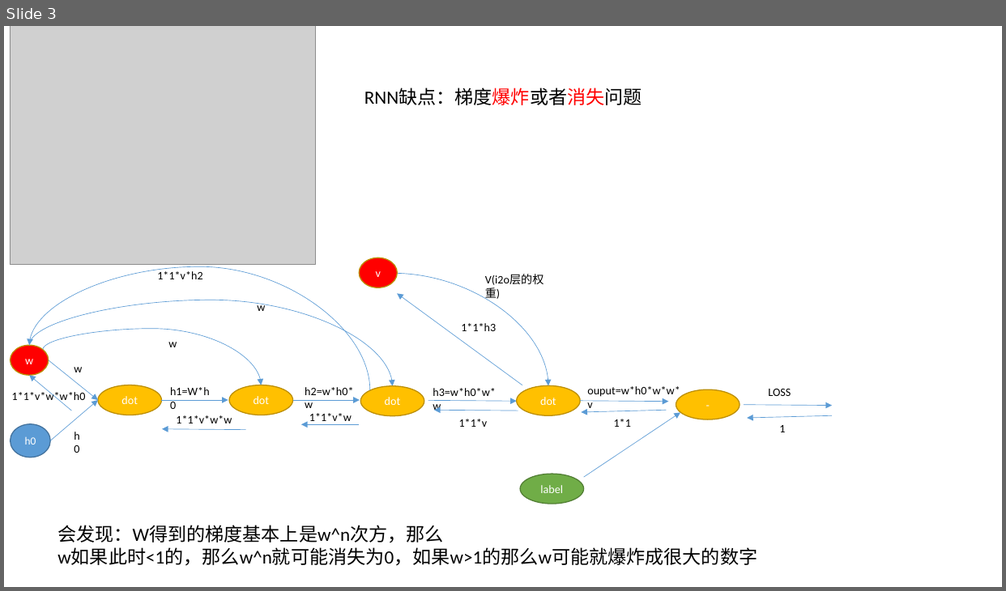
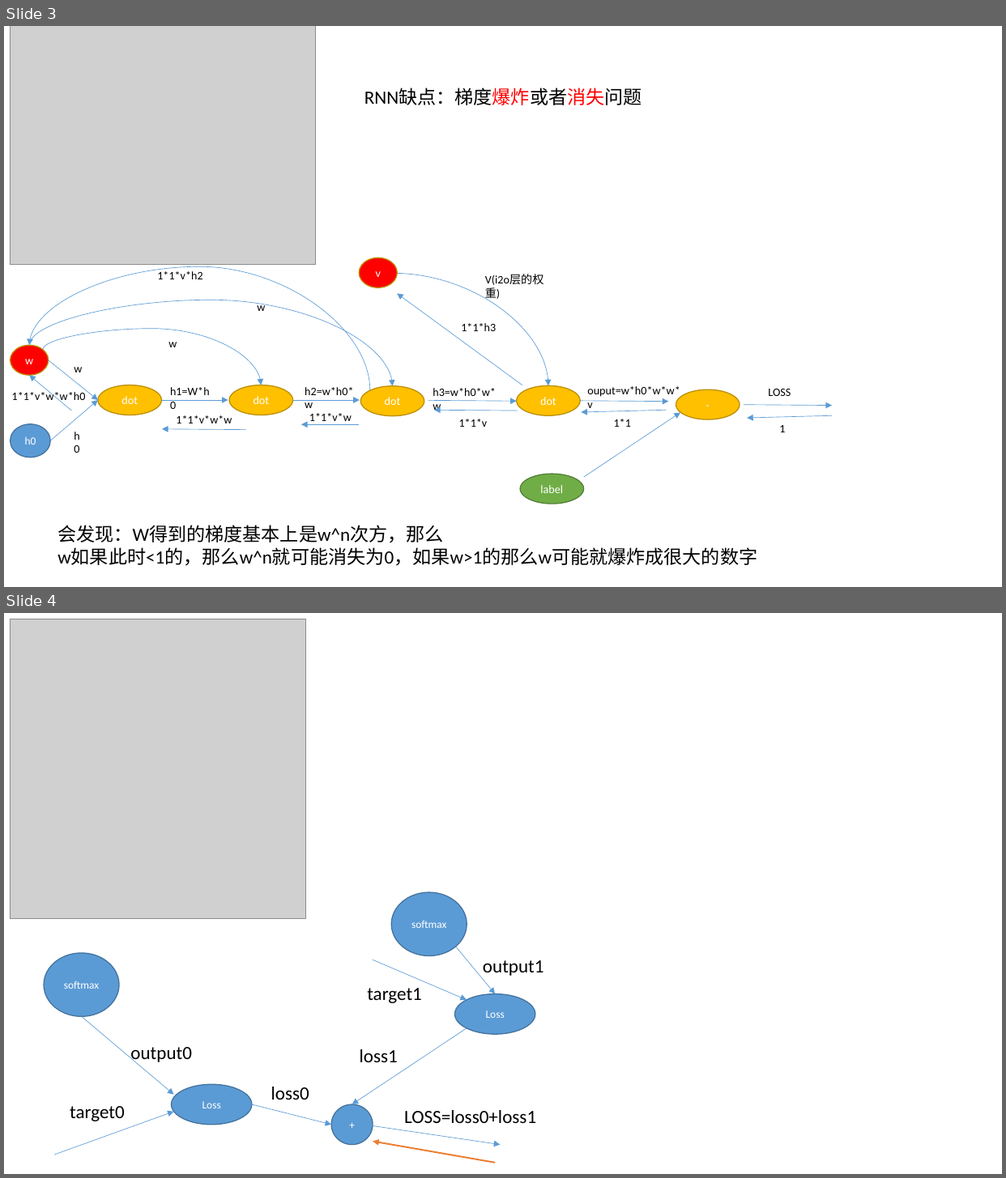
Before and after one commit to owenliang/learnpytorch, a slide deck: RNN网络结构示例.pptx. Shown one above the other, each under a label of ours: slide 3 before the commit, slides 3 and 4 after it. The pictures are 1006x591 and 1006x1178 pixels, drawn with LibreOffice and Linux fonts; fonts in the diff are those of the drawing; grey boxes stand for pictures. Boxes give left, top, right and bottom in pixels: in the first picture for what was removed or moved away, otherwise in the second. Text is boxed around its words. In the diff, an @@ line names an element or a change of style, - is before the commit and + after.

```diff
--- a/RNN网络结构示例.pptx
+++ b/RNN网络结构示例.pptx
@@ slide 4 added at [4, 613, 1002, 1174], background #FFFFFF @@
@@ picture added at [10, 619, 305, 919] @@
@@ ellipse added at [392, 892, 467, 956], fill #5B9BD5, outline #43739E 1 pt, 10.5 pt, text #FFFFFF @@
+softmax
@@ arrow added from (456, 947) to (495, 994), #5B9BD5 0.5 pt @@
@@ ellipse added at [44, 953, 119, 1016], fill #5B9BD5, outline #43739E 1 pt, 10.5 pt, text #FFFFFF @@
+softmax
@@ arrow added from (373, 960) to (467, 1000), #5B9BD5 0.5 pt @@
@@ text added at [483, 960, 544, 976], 18 pt, text #000000 @@
+output1
@@ text added at [367, 988, 422, 1003], 18 pt, text #000000 @@
+target1
@@ ellipse added at [454, 994, 535, 1034], fill #5B9BD5, outline #43739E 1 pt, 10.5 pt, text #FFFFFF @@
+Loss
@@ arrow added from (81, 1016) to (174, 1095), #5B9BD5 0.5 pt @@
@@ text added at [130, 1047, 192, 1065], 18 pt, text #000000 @@
+output0
@@ arrow added from (467, 1029) to (352, 1105), #5B9BD5 0.5 pt @@
@@ text added at [360, 1050, 398, 1063], 18 pt, text #000000 @@
+loss1
@@ ellipse added at [171, 1084, 252, 1125], fill #5B9BD5, outline #43739E 1 pt, 10.5 pt, text #FFFFFF @@
+Loss
@@ text added at [271, 1087, 309, 1100], 18 pt, text #000000 @@
+loss0
@@ arrow added from (54, 1155) to (174, 1112), #5B9BD5 0.5 pt @@
@@ text added at [70, 1106, 125, 1122], 18 pt, text #000000 @@
+target0
@@ arrow added from (252, 1105) to (331, 1125), #5B9BD5 0.5 pt @@
@@ ellipse added at [331, 1105, 373, 1145], fill #5B9BD5, outline #43739E 1 pt, 10.5 pt, text #FFFFFF @@
++
@@ text added at [404, 1110, 536, 1123], 18 pt, text #000000 @@
+LOSS=loss0+loss1
@@ arrow added from (371, 1126) to (501, 1145), #5B9BD5 0.5 pt @@
@@ arrow added from (495, 1163) to (373, 1142), #ED7D31 1.5 pt @@
```
Also in this commit, not shown: 1 other file.
